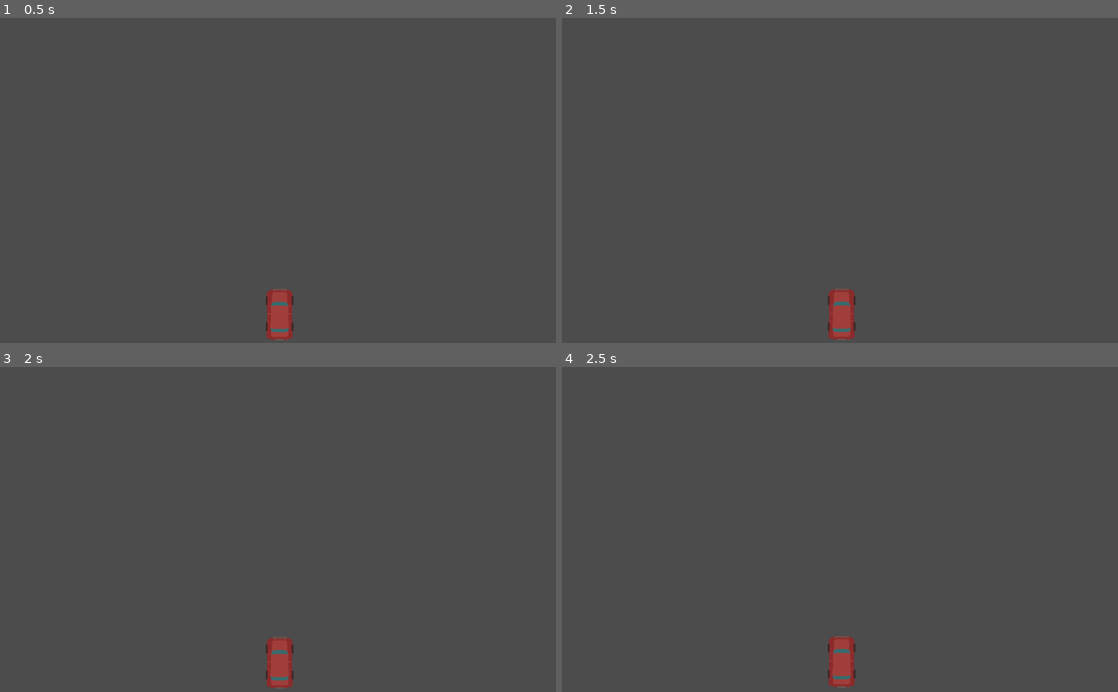
Above: before the commit, frames 1-4 (two rows, left to right).
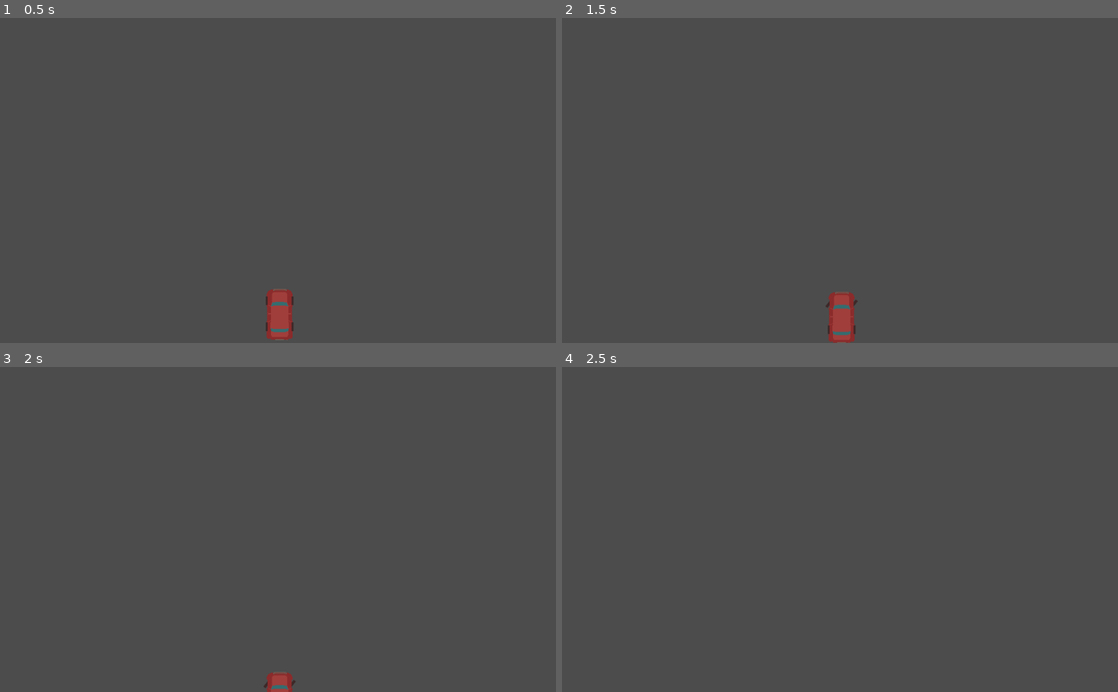
Above: after the commit, the same moments.

Repository: Coolxer/Racer
Game: Godot game, scene res://assets/Car.tscn
Same seed, same stepped clock (60 frames per second), same inputs: the game is played once before the commit and once after it.
Inputs:
- Up to frame 1 (0.5 s): no input
- Up to frame 2 (1.5 s): tap Enter at 0.5 s; hold Right (ui_right) 0.53-1.28 s; tap Space at 1.25 s; hold Down (ui_down) from 1.28 s (still down)
- Up to frame 3 (2 s): keep holding Down (ui_down)
- Up to frame 4 (2.5 s): release Down (ui_down) at 2.03 s; hold Right (ui_right) from 2.03 s (still down)

Frame 1 is identical in both runs. In frame 2, 0.3% of the frame differs, in the area x 47-54%, y 83-100%; in frame 3, 0.7%; in frame 4, 0.7%, in the area x 47-53%, y 82-99%.

Commit message:
wheel rotation (turning)

Diff:
--- a/Car.gd
+++ b/Car.gd
@@ -1,13 +1,14 @@
 extends Node2D
 
-export var max_forward_speed = 40.0
-export var forward_acceleration = 8.2
-export var max_backward_speed = -10.0
-export var backward_acceleration = -4.0
+export var max_forward_speed = 20.0
+export var forward_acceleration = 4.2
+export var max_backward_speed = -5.0
+export var backward_brake_acceleration = -10.0
+export var backward_drive_acceleration = -4.2
 
-export var max_left_wheel_rotation_angle = 300
-export var max_right_wheel_rotation_angle = 60
-export var max_wheel_rotation_speed = 6
+export var max_left_wheel_rotation_angle = -40
+export var max_right_wheel_rotation_angle = 40
+export var wheel_rotation_speed = 100
 
 var current_speed = 0.0
 var current_rotation_angle = 0
@@ -47,8 +48,6 @@
     elif Input.is_action_just_released("ui_right"):
         turning_right = false
 
-    var current_speed = get_speed()
-
     if gas_pedal_pressed:
         if current_speed < max_forward_speed:
             current_speed += forward_acceleration * delta
@@ -57,27 +56,40 @@
                 current_speed = max_forward_speed
 
     if brake_pedal_pressed:
-        if current_speed > max_backward_speed:
-            current_speed += backward_acceleration * delta
+        if current_speed > 0:
+            current_speed += backward_brake_acceleration * delta
+        elif current_speed > max_backward_speed:
+            current_speed += backward_drive_acceleration * delta
 
             if current_speed < max_backward_speed:
                 current_speed = max_backward_speed
 
     if turning_left:
         if current_rotation_angle > max_left_wheel_rotation_angle:
-            current_rotation_angle -= max_wheel_rotation_speed * delta
+            current_rotation_angle -= wheel_rotation_speed * delta
 
-    set_speed(current_speed)
+            if current_rotation_angle < max_left_wheel_rotation_angle:
+                current_rotation_angle = max_left_wheel_rotation_angle
+
+    if turning_right:
+        if current_rotation_angle < max_right_wheel_rotation_angle:
+            current_rotation_angle += wheel_rotation_speed * delta
+
+            if current_rotation_angle > max_right_wheel_rotation_angle:
+                current_rotation_angle = max_right_wheel_rotation_angle
+
+    velocity.y = -current_speed
 
     position += velocity
 
     var left_wheel = $Wheels/UpperLeft
     var right_wheel = $Wheels/UpperRight
 
-    left_wheel.rotate(current_rotation_angle - left_wheel.transform.get_rotation())
-    right_wheel.rotate(current_rotation_angle - right_wheel.transform.get_rotation())
+    if current_rotation_angle != max_left_wheel_rotation_angle and current_rotation_angle != max_right_wheel_rotation_angle:
+        left_wheel.rotate(current_rotation_angle * PI/180.0 - left_wheel.transform.get_rotation())
+        right_wheel.rotate(current_rotation_angle * PI/180.0 - right_wheel.transform.get_rotation())
 
-    print(current_speed)
+    print(current_rotation_angle)
 
     pass
 
--- a/assets/Car.tscn
+++ b/assets/Car.tscn
@@ -9,13 +9,14 @@
 position = Vector2( 515, 538 )
 script = ExtResource( 1 )
 _sections_unfolded = [ "Transform" ]
-max_forward_speed = 40.0
-forward_acceleration = 8.2
-max_backward_speed = -10.0
-backward_acceleration = -4.0
-max_left_wheel_rotation_angle = 300
-max_right_wheel_rotation_angle = 60
-max_wheel_rotation_speed = 6
+max_forward_speed = 20.0
+forward_acceleration = 4.2
+max_backward_speed = -5.0
+backward_brake_acceleration = -10.0
+backward_drive_acceleration = -4.2
+max_left_wheel_rotation_angle = -40
+max_right_wheel_rotation_angle = 40
+wheel_rotation_speed = 100
 
 [node name="Sprite" type="Sprite" parent="." index="0"]
 
